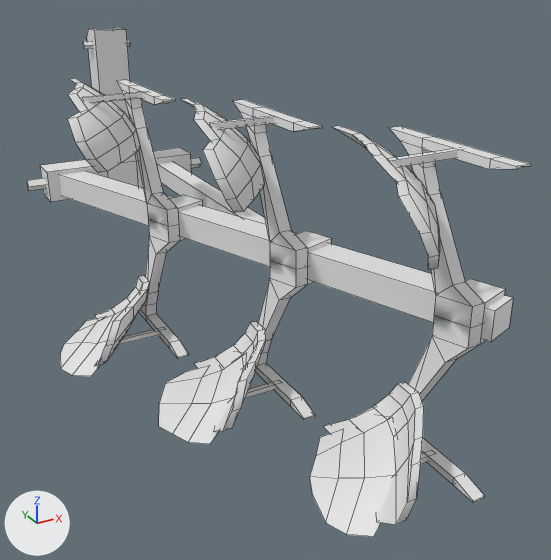
The FBX model TheCoCe/TBS/Assets/Import/FarmEquipment/Plough.fbx: old version first, new version second.
Before and after are seen from a camera (50 mm lens) standing at (-1.03, -3.42, 0.98) and looking at (0.16, -1.24, -0.1). Lighting does not change. The marker at lower left points along +X, +Y and +Z. Mesh edges are drawn as thin lines. Where no turn or scale is listed for an object, it has been applied to the vertices. Vertices at the same position are counted once.

Script lines for the objects in view, before the commit:
```python
me_plough_001 = bpy.data.meshes.new('Plough.001')
me_plough_001.from_pydata(...)  # 670 vertices, 609 faces; spans x -0.53..0.53, y -2.19..0.06, z -0.51..0.65
me_plough_001.materials.append(mat_farmequipment)  # white #e7e7e7
ob_plough = bpy.data.objects.new('Plough', me_plough_001)
ob_plough.location = (0.0, 0.0, 0.0)
```
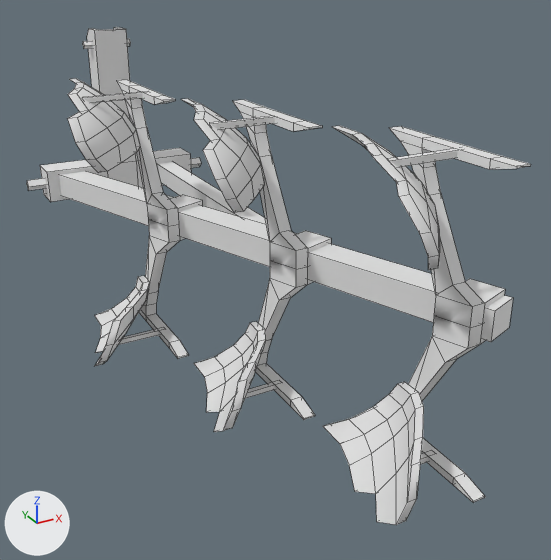
What the commit changed:
me_plough_001 has 670 vertices, 609 faces and spans x -0.53..0.53, y -2.19..0.06, z -0.51..0.65.
me_plough_001 is used by ob_plough; location (0.0, 0.0, 0.0).
me_plough_001 part 1: the loose piece of 16 vertices spanning x -0.34..0.06, y -1.52..-1.06, z -0.49..-0.39 is deleted.
me_plough_001 part 2: the loose piece of 16 vertices spanning x -0.1..0.28, y -2.12..-1.66, z -0.49..-0.39 is deleted.
me_plough_001 part 3: the loose piece of 16 vertices spanning x -0.53..-0.15, y -0.92..-0.46, z -0.49..-0.39 is deleted.

Where the change shows, as pixel boxes [x1, y1, x2, y2] in the pictures (551 x 560 px):
'Plough', reshaped
    before: [27, 27, 531, 537]
    after: [27, 27, 531, 525]
part 1 of me_plough_001, deleted
    before: [159, 355, 244, 444]
part 2 of me_plough_001, deleted
    before: [310, 418, 395, 537]
part 3 of me_plough_001, deleted
    before: [60, 305, 128, 376]
